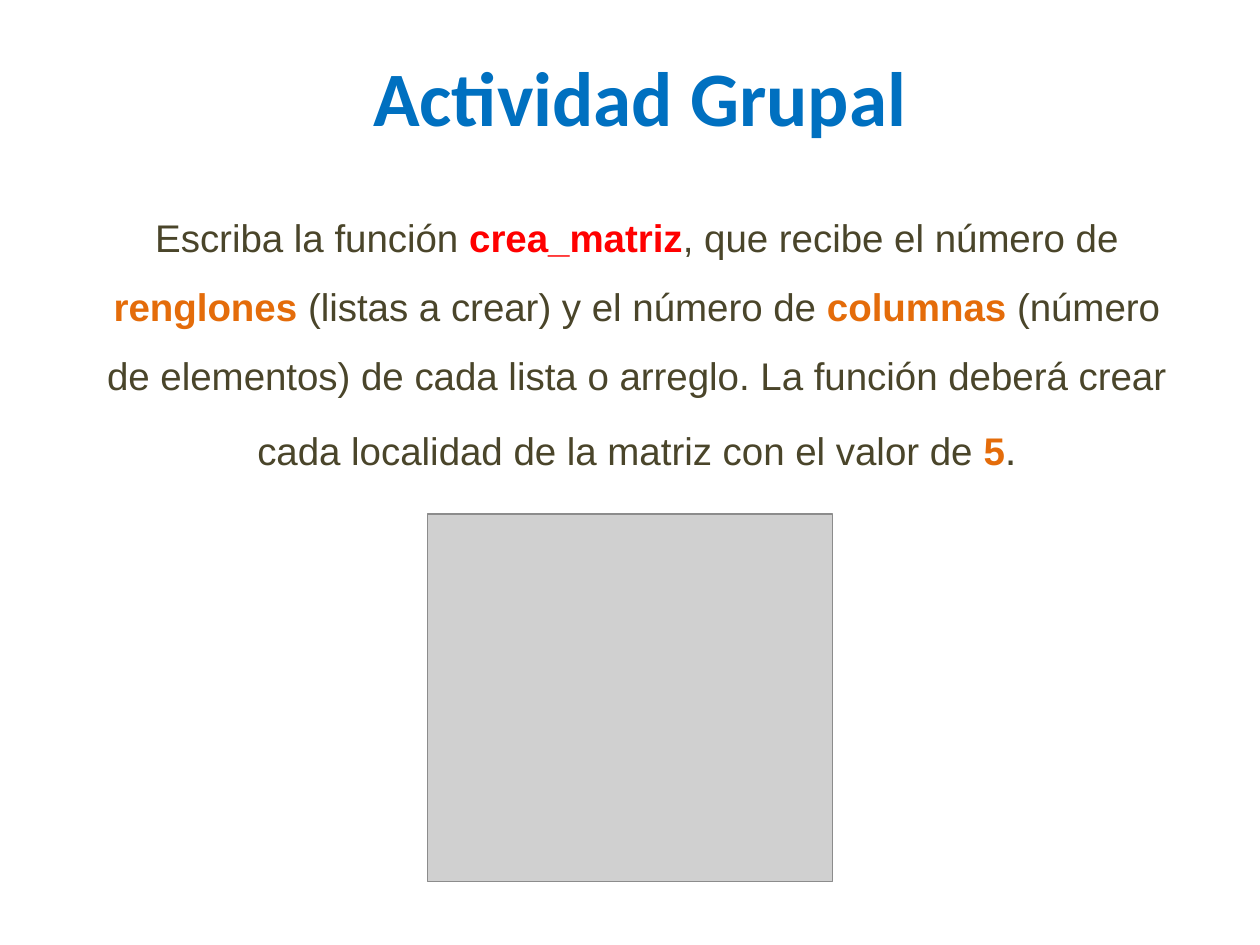
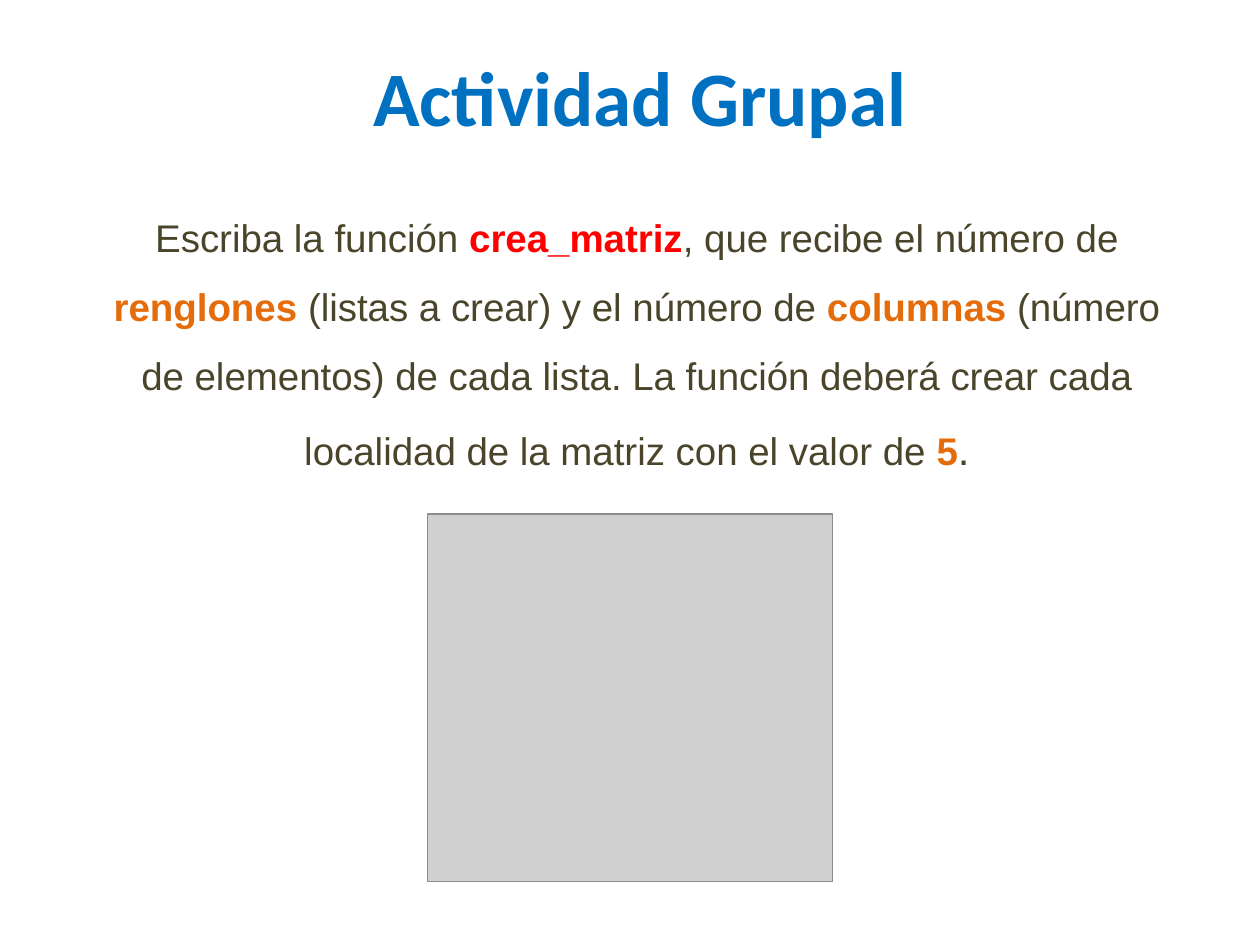
Before and after one commit to lizetheP/PensamientoC, a slide deck: slide 17 of CalendarioAgo2023/presentaciones/10_Matrices.pptx. Drawn at 1260x945 pixels with LibreOffice and Linux fonts; fonts in the diff are those of the drawing; grey boxes stand for pictures. Boxes give left, top, right and bottom in pixels: in the first picture for what was removed or moved away, otherwise in the second. Text is boxed around its words. In the diff, an @@ line names an element or a change of style, - is before the commit and + after.

```diff
--- a/CalendarioAgo2023/presentaciones/10_Matrices.pptx
+++ b/CalendarioAgo2023/presentaciones/10_Matrices.pptx
@@ text at (114,223,1160,466): text changed @@
-Escriba la función crea_matriz, que recibe el número de renglones (listas a crear) y el número de columnas (número de elementos) de cada lista o arreglo. La función deberá crear cada localidad de la matriz con el valor de 5.
+Escriba la función crea_matriz, que recibe el número de renglones (listas a crear) y el número de columnas (número de elementos) de cada lista. La función deberá crear cada localidad de la matriz con el valor de 5.
```
Also in this commit, not shown: 6 other slides changed.
